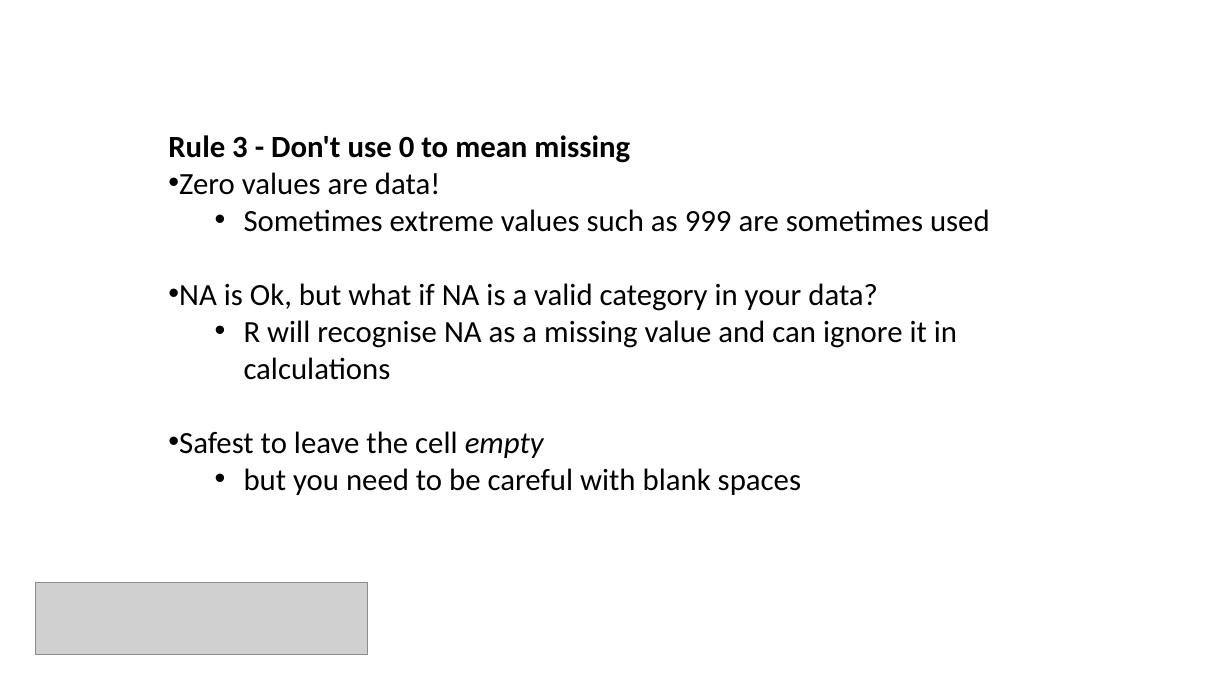
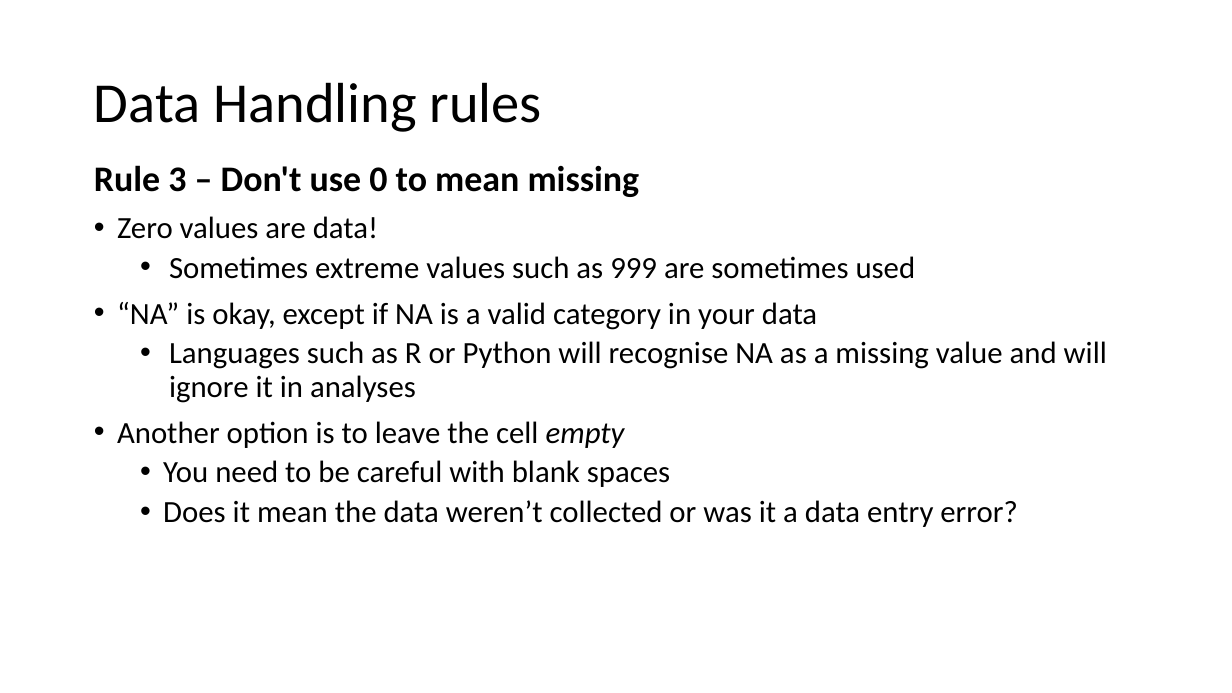
Before and after one commit to bioinformatics-core-shared-training/Managing-your-research-data, a slide deck: slide 15 of data_formatting.pptx (slide 17 before the commit). Drawn at 1232x693 pixels with LibreOffice and Linux fonts; fonts in the diff are those of the drawing; grey boxes stand for pictures; background and template pictures are left out. Boxes give left, top, right and bottom in pixels: in the first picture for what was removed or moved away, otherwise in the second. Text is boxed around its words. In the diff, an @@ line names an element or a change of style, - is before the commit and + after.

Commit message:
Update data formatting slides

```diff
--- a/data_formatting.pptx
+++ b/data_formatting.pptx
@@ title added at [94,82,542,132], 44 pt, text #000000 @@
+Data Handling rules
@@ text "Rule 3 – Don't use ...": place and size @@
-text "Rule 3 – Don't use ..." at [168,135,990,495]
+text "Rule 3 – Don't use ..." at [94,165,1107,527]
@@ text at [94,165,640,197]: text changed; size 24 to 28 pt @@
-Rule 3 - Don't use 0 to mean missing
+Rule 3 – Don't use 0 to mean missing
@@ text at [117,216,916,279]: indent changed; line spacing 1 to 0.9; more space between paragraphs @@
@@ text at [117,302,1107,527]: text changed @@
-• NA is Ok, but what if NA is a valid category in your data?
-  • R will recognise NA as a missing value and can ignore it in calculations
-• Safest to leave the cell empty
-  • but you need to be careful with blank spaces
+• “NA” is okay, except if NA is a valid category in your data
+  • Languages such as R or Python will recognise NA as a missing value and will ignore it in analyses
+• Another option is to leave the cell empty
+  • You need to be careful with blank spaces
+  • Does it mean the data weren’t collected or was it a data entry error?
@@ picture removed at [36,582,368,655] @@
```
Also in this commit, not shown: 17 other slides changed, 7 slides added, 13 slides removed, 5 other files.
